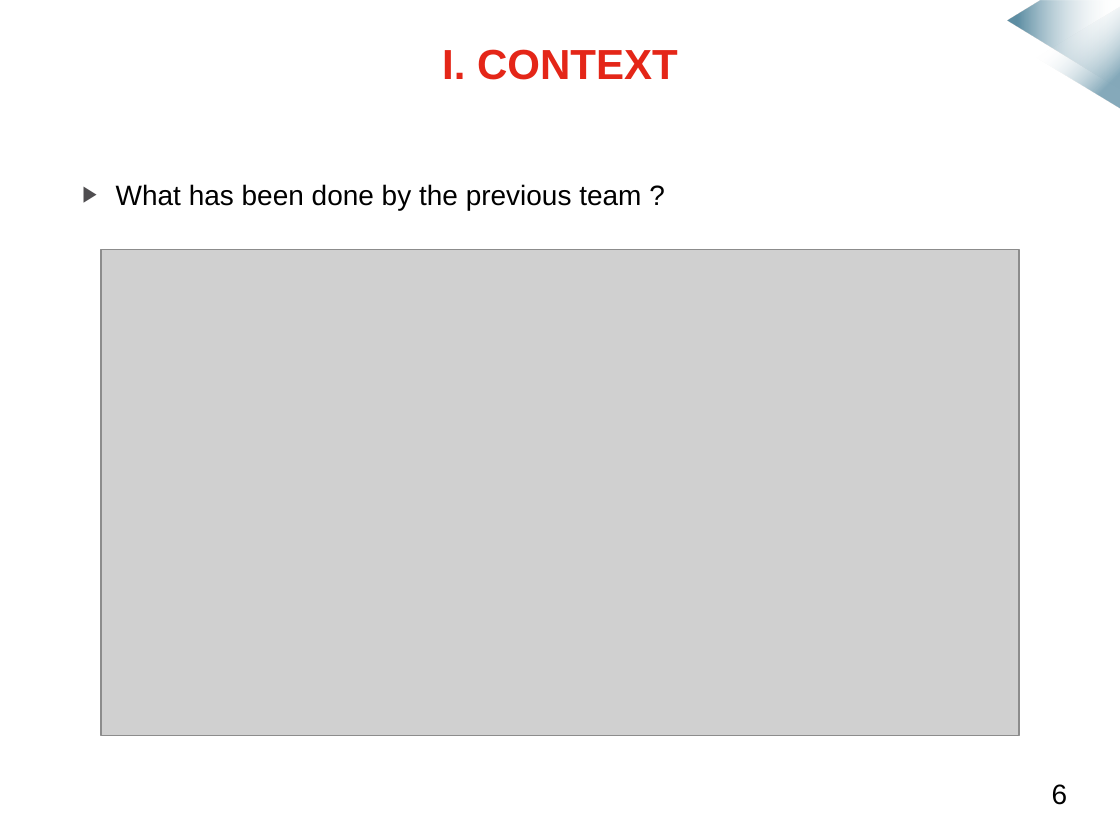
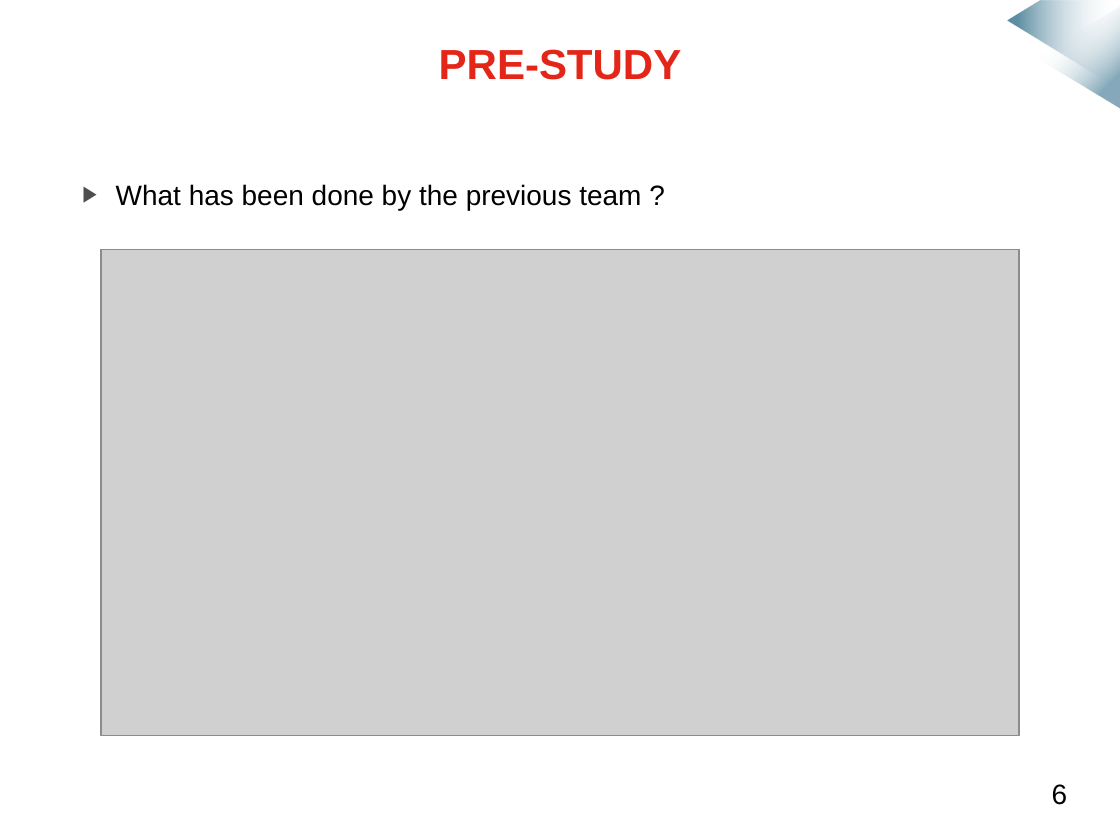
Before and after one commit to mmeven/EP_Domotique_Tablette, a slide deck: slide 8 of Rendu/Diapo_prototype_janvier.pptx (slide 6 before the commit). Drawn at 1120x840 pixels with LibreOffice and Linux fonts; fonts in the diff are those of the drawing; grey boxes stand for pictures; background and template pictures are left out. Boxes give left, top, right and bottom in pixels: in the first picture for what was removed or moved away, otherwise in the second. Text is boxed around its words. In the diff, an @@ line names an element or a change of style, - is before the commit and + after.

```diff
--- a/Rendu/Diapo_prototype_janvier.pptx
+++ b/Rendu/Diapo_prototype_janvier.pptx
@@ text at bbox=[439, 49, 682, 80]: text changed @@
-I. CONTEXT
+PRE-STUDY
```
Also in this commit, not shown: 9 other slides changed, 4 slides added, 3 slides removed.
